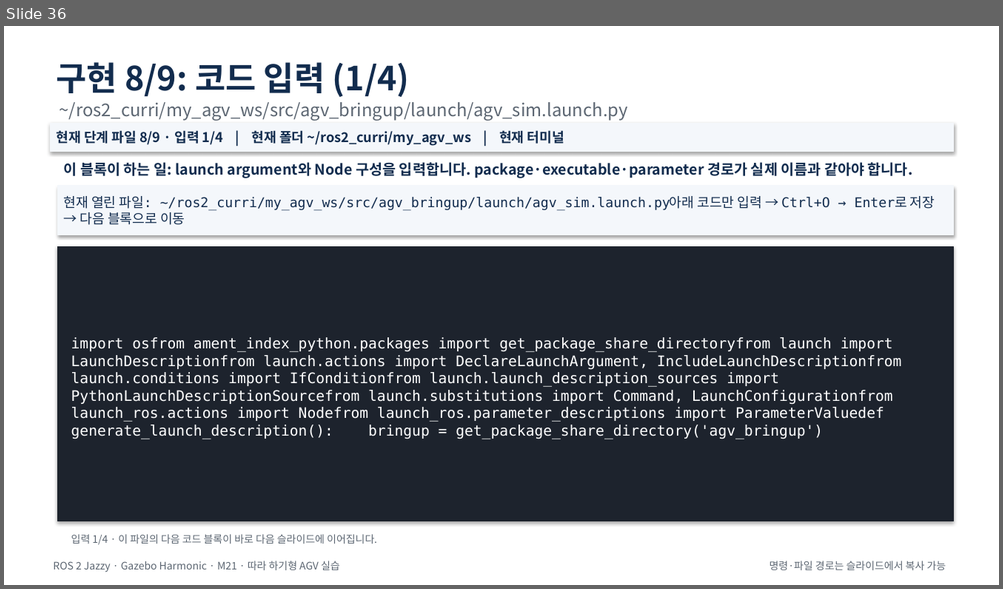
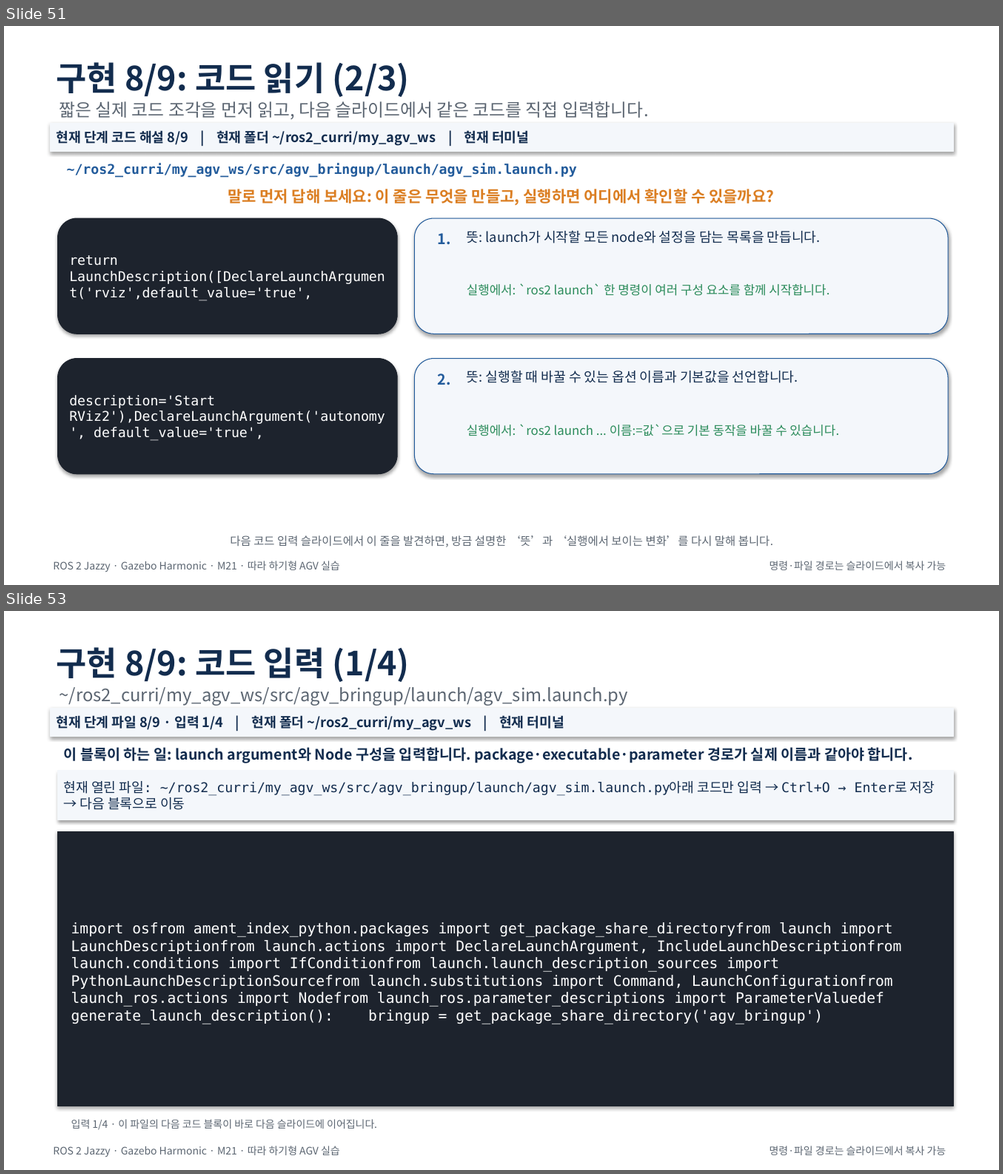
Before and after one commit to choimagon/ros2_curri, a slide deck: blocks/F_integration/Block_F_M시리즈_통합_따라하기.pptx. Shown one above the other, each under a label of ours: slide 36 before the commit, slides 51 and 53 after it; the slides between them are not shown. The pictures are 1003x589 and 1003x1174 pixels, drawn with LibreOffice and Linux fonts; fonts in the diff are those of the drawing. Boxes give left, top, right and bottom in pixels: in the first picture for what was removed or moved away, otherwise in the second. Text is boxed around its words. In the diff, an @@ line names an element or a change of style, - is before the commit and + after.

```diff
--- a/blocks/F_integration/Block_F_M시리즈_통합_따라하기.pptx
+++ b/blocks/F_integration/Block_F_M시리즈_통합_따라하기.pptx
@@ slide 51 added at (x1=4, y1=26, x2=999, y2=585), background #FFFFFF @@
@@ text added at (x1=57, y1=62, x2=410, y2=97), 32 pt, text #122C4E, bold @@
+구현 8/9: 코드 읽기 (2/3)
@@ text added at (x1=60, y1=101, x2=649, y2=119), 17 pt, text #5C6672 @@
+짧은 실제 코드 조각을 먼저 읽고, 다음 슬라이드에서 같은 코드를 직접 입력합니다.
@@ rectangle added at (x1=51, y1=123, x2=953, y2=151), fill #F4F7FB, outline #F4F7FB 0.75 pt, 13 pt, text #122C4E, bold @@
+현재 단계 코드 해설 8/9 | 현재 폴더 ~/ros2_curri/my_agv_ws | 현재 터미널
@@ text added at (x1=67, y1=164, x2=577, y2=178), 13 pt, text #225B9B, bold @@
+~/ros2_curri/my_agv_ws/src/agv_bringup/launch/agv_sim.launch.py
@@ text added at (x1=227, y1=189, x2=774, y2=205), 15 pt, text #DB7E22, bold @@
+말로 먼저 답해 보세요: 이 줄은 무엇을 만들고, 실행하면 어디에서 확인할 수 있을까요?
@@ rounded rectangle added at (x1=58, y1=218, x2=397, y2=334), fill #1D232D, outline #1D232D 0.75 pt, 13 pt, text #FFFFFF @@
+return LaunchDescription([DeclareLaunchArgument('rviz',default_value='true',
@@ rounded rectangle added at (x1=415, y1=218, x2=948, y2=334), fill #F4F7FB, outline #225B9B 0.75 pt @@
@@ text added at (x1=438, y1=233, x2=451, y2=245), 14 pt, text #225B9B, bold @@
+1.
@@ text added at (x1=466, y1=230, x2=820, y2=244), 13 pt, text #122C4E @@
+뜻: launch가 시작할 모든 node와 설정을 담는 목록을 만듭니다.
@@ text added at (x1=466, y1=284, x2=829, y2=296), 12 pt, text #2A8B5A @@
+실행에서: `ros2 launch` 한 명령이 여러 구성 요소를 함께 시작합니다.
@@ rounded rectangle added at (x1=58, y1=359, x2=397, y2=474), fill #1D232D, outline #1D232D 0.75 pt, 13 pt, text #FFFFFF @@
+description='Start RViz2'),DeclareLaunchArgument('autonomy', default_value='true',
@@ rounded rectangle added at (x1=415, y1=359, x2=948, y2=474), fill #F4F7FB, outline #225B9B 0.75 pt @@
@@ text added at (x1=438, y1=374, x2=451, y2=386), 14 pt, text #225B9B, bold @@
+2.
@@ text added at (x1=466, y1=370, x2=797, y2=383), 13 pt, text #122C4E @@
+뜻: 실행할 때 바꿀 수 있는 옵션 이름과 기본값을 선언합니다.
@@ text added at (x1=466, y1=424, x2=839, y2=437), 12 pt, text #2A8B5A @@
+실행에서: `ros2 launch ... 이름:=값`으로 기본 동작을 바꿀 수 있습니다.
@@ text added at (x1=230, y1=536, x2=773, y2=548), 11 pt, text #5C6672 @@
+다음 코드 입력 슬라이드에서 이 줄을 발견하면, 방금 설명한 ‘뜻’과 ‘실행에서 보이는 변화’를 다시 말해 봅니다.
@@ text added at (x1=53, y1=561, x2=340, y2=572), 10 pt, text #5C6672 @@
+ROS 2 Jazzy · Gazebo Harmonic · M21 · 따라 하기형 AGV 실습
@@ text added at (x1=769, y1=561, x2=946, y2=571), 10 pt, text #5C6672 @@
+명령·파일 경로는 슬라이드에서 복사 가능
@@ what was slide 36 is now slide 53 @@
```
Also in this commit, not shown: 37 other slides added, 54 other files.
